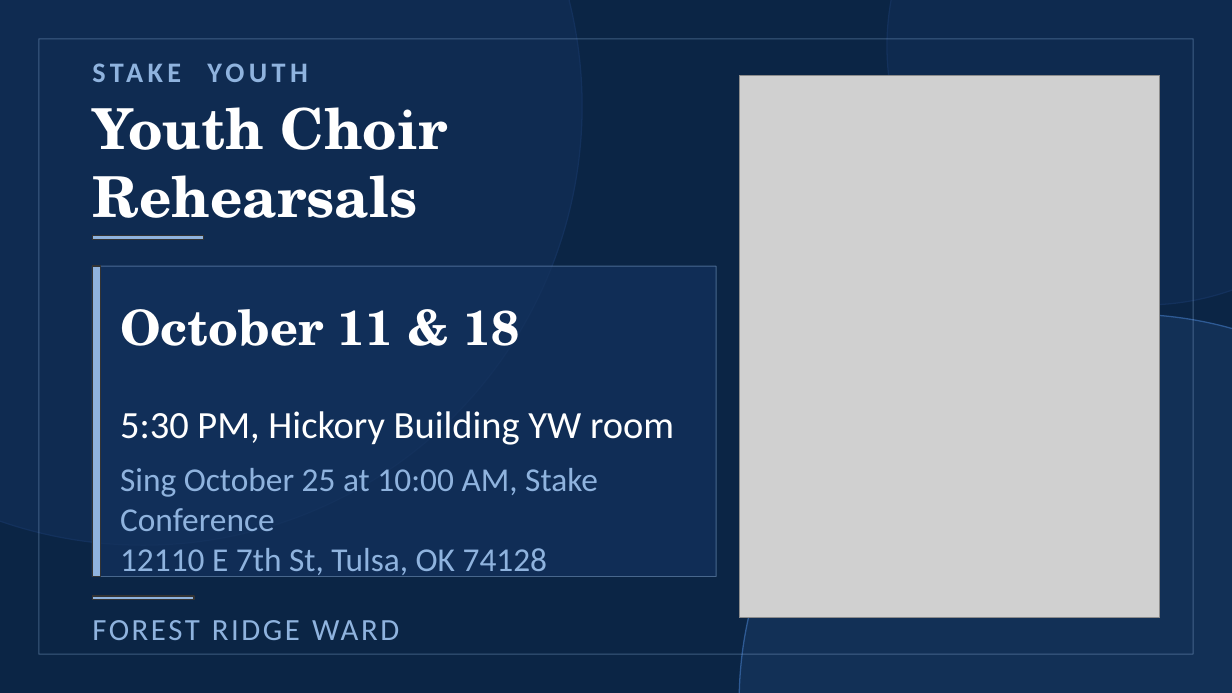
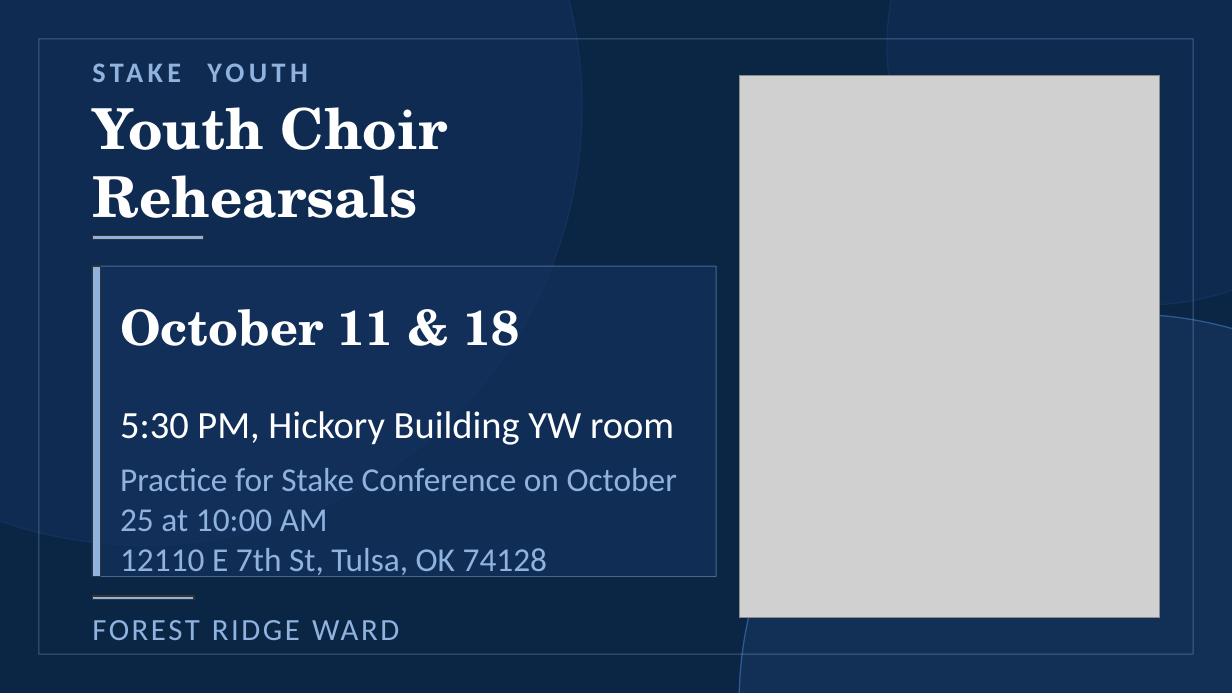
Before and after one commit to forest-ridge-ward-announcements/forest-ridge-ward-announcements, a slide deck: slide 3 of Forest Ridge Ward Announcements Editor.pptx. Drawn at 1232x693 pixels with LibreOffice and Linux fonts; fonts in the diff are those of the drawing; grey boxes stand for pictures. Boxes give left, top, right and bottom in pixels: in the first picture for what was removed or moved away, otherwise in the second. Text is boxed around its words. In the diff, an @@ line names an element or a change of style, - is before the commit and + after.

```diff
--- a/Forest Ridge Ward Announcements Editor.pptx
+++ b/Forest Ridge Ward Announcements Editor.pptx
@@ text at (120,468,677,577): text changed @@
-Sing October 25 at 10:00 AM, Stake Conference
-12110 E 7th St, Tulsa, OK 74128
+Practice for Stake Conference on October 25 at 10:00 AM
+12110 E 7th St, Tulsa, OK 74128
```
Also in this commit, not shown: 1 slide added, 2 other files.
